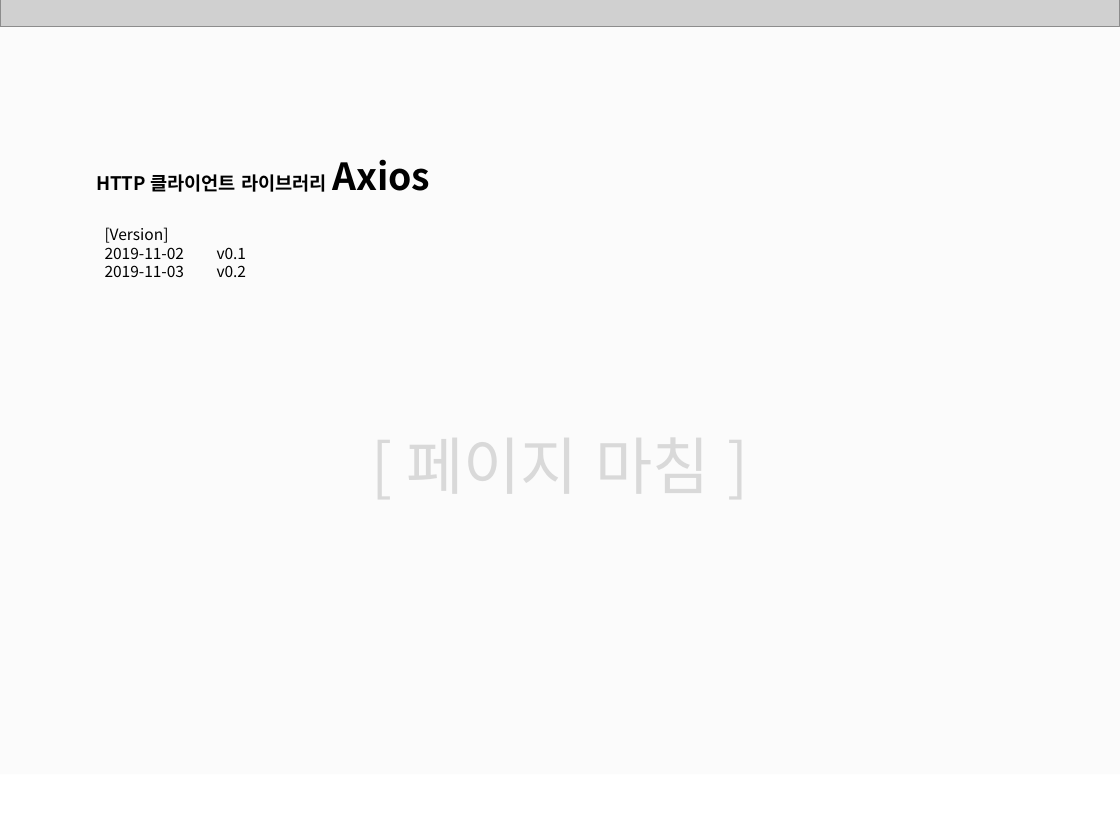
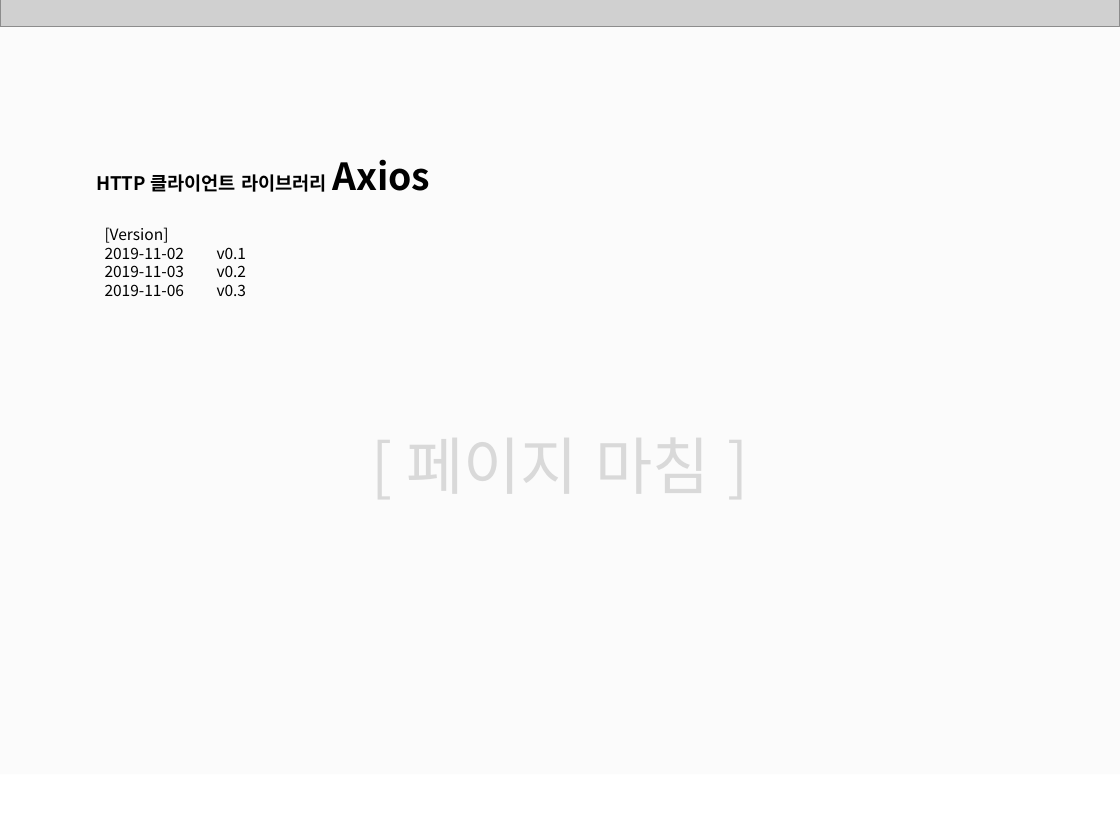
Before and after one commit to ddowon/vueStudy, a slide deck: slide 29 of 01.참고자료/191104_HTTP 클라이언트 라이브러리 Axios.pptx. Drawn at 1120x840 pixels with LibreOffice and Linux fonts; fonts in the diff are those of the drawing; grey boxes stand for pictures; background and template pictures are left out. Boxes give left, top, right and bottom in pixels: in the first picture for what was removed or moved away, otherwise in the second. Text is boxed around its words. In the diff, an @@ line names an element or a change of style, - is before the commit and + after.

```diff
--- a/01.참고자료/191104_HTTP 클라이언트 라이브러리 Axios.pptx
+++ b/01.참고자료/191104_HTTP 클라이언트 라이브러리 Axios.pptx
@@ text at (105, 247, 247, 296): paragraph added @@
+2019-11-06 v0.3
```
Also in this commit, not shown: 8 other slides changed.
